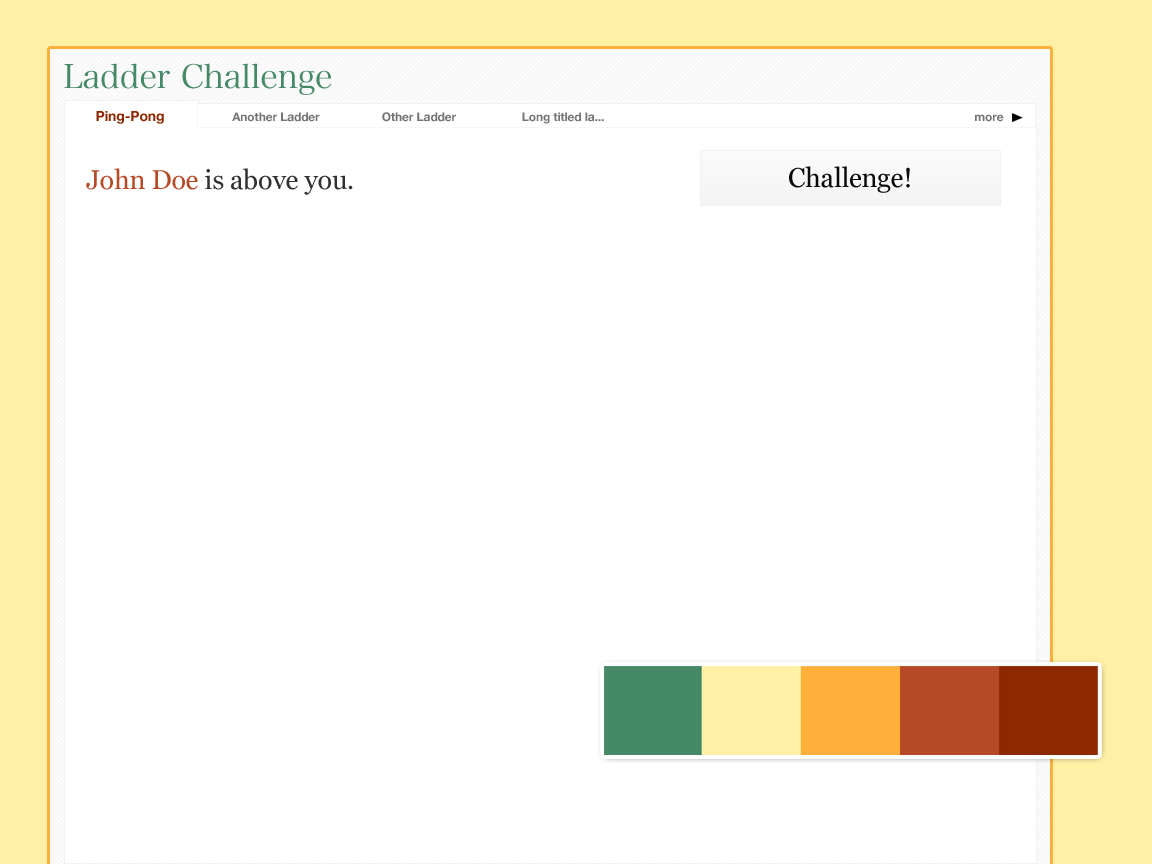
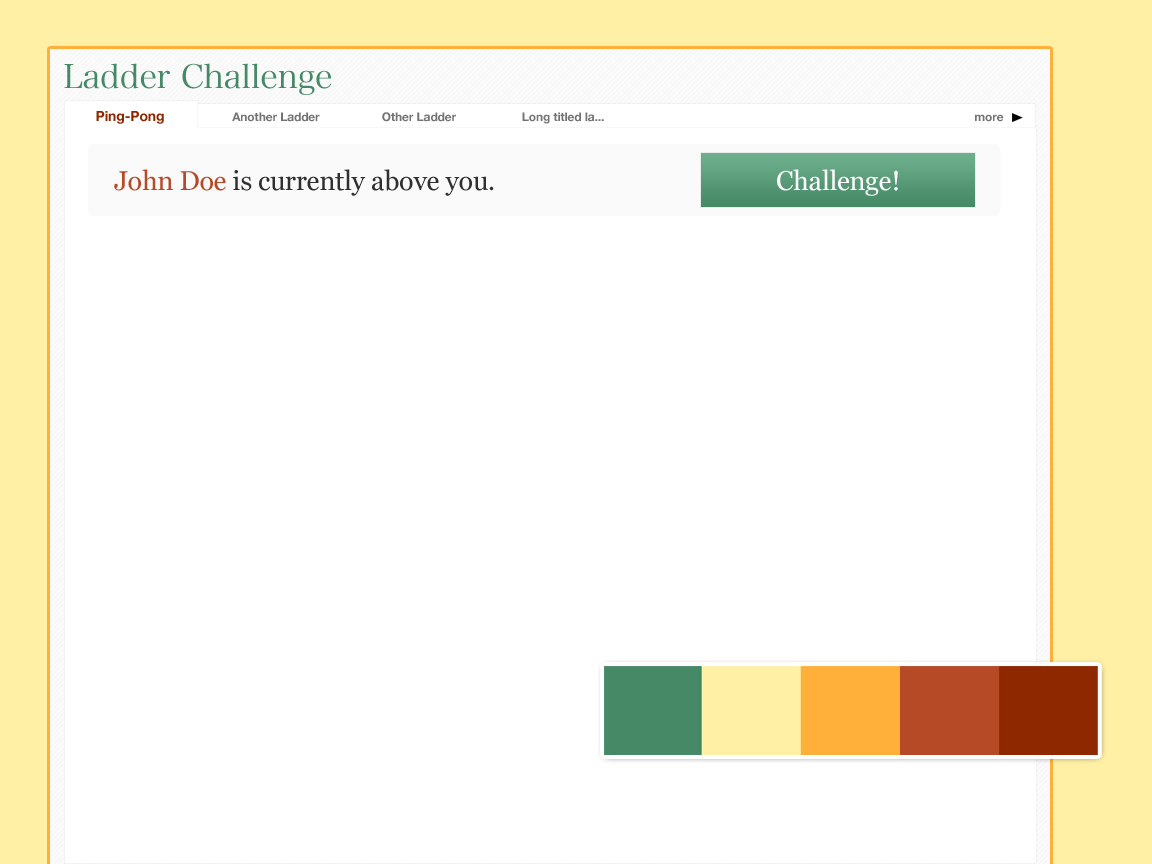
Two versions of the same layered image (1152 × 864). Layer-by-layer changes:
added group "challenge" with 4 layers in group "Content" over [88, 144, 1001, 216]
renamed "John Doe is above you." to "John Doe is currently above you.", moved it into group "challenge", painted on it over [86, 168, 494, 196]
moved "Challenge!" into group "challenge", painted on it over [777, 166, 910, 196]
renamed "Layer 3" to "button background", moved it into group "challenge", painted on it over [701, 152, 1000, 207]
added layer "Shape 1" (68%) in group "challenge" over [88, 144, 1001, 216]
